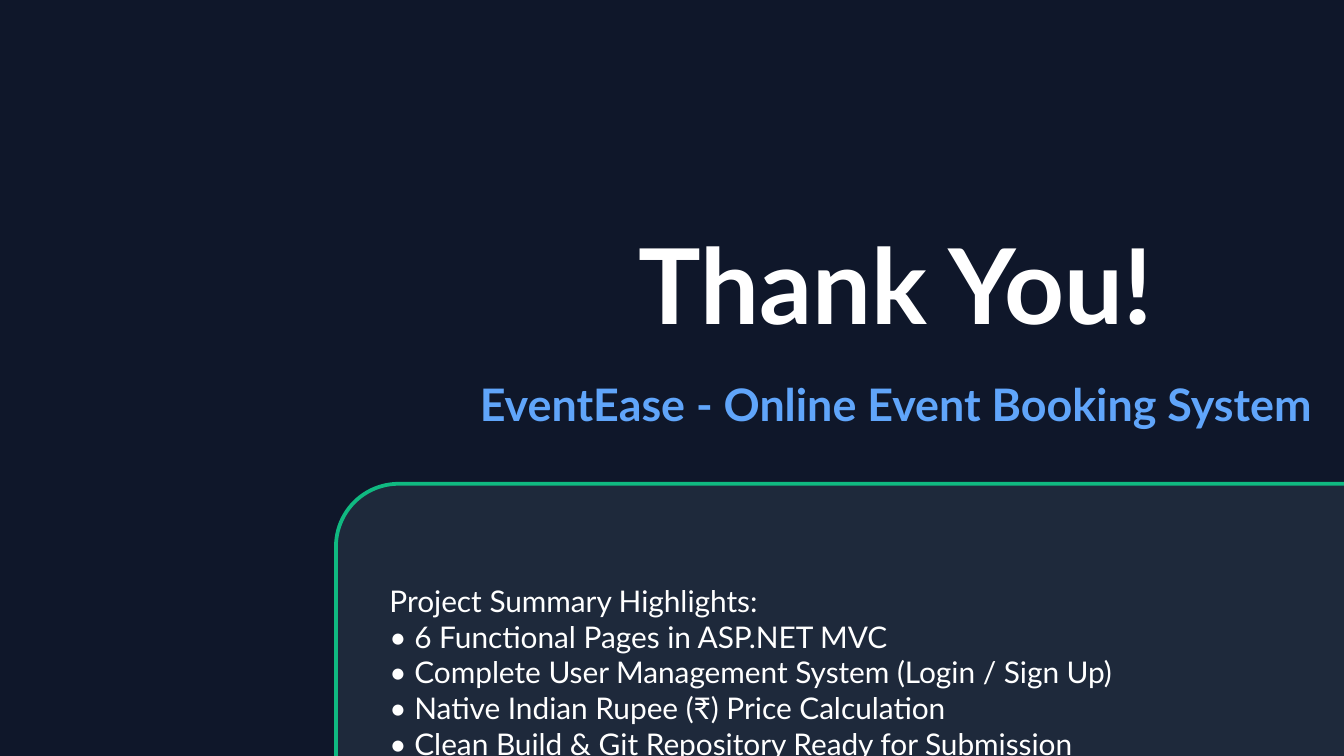
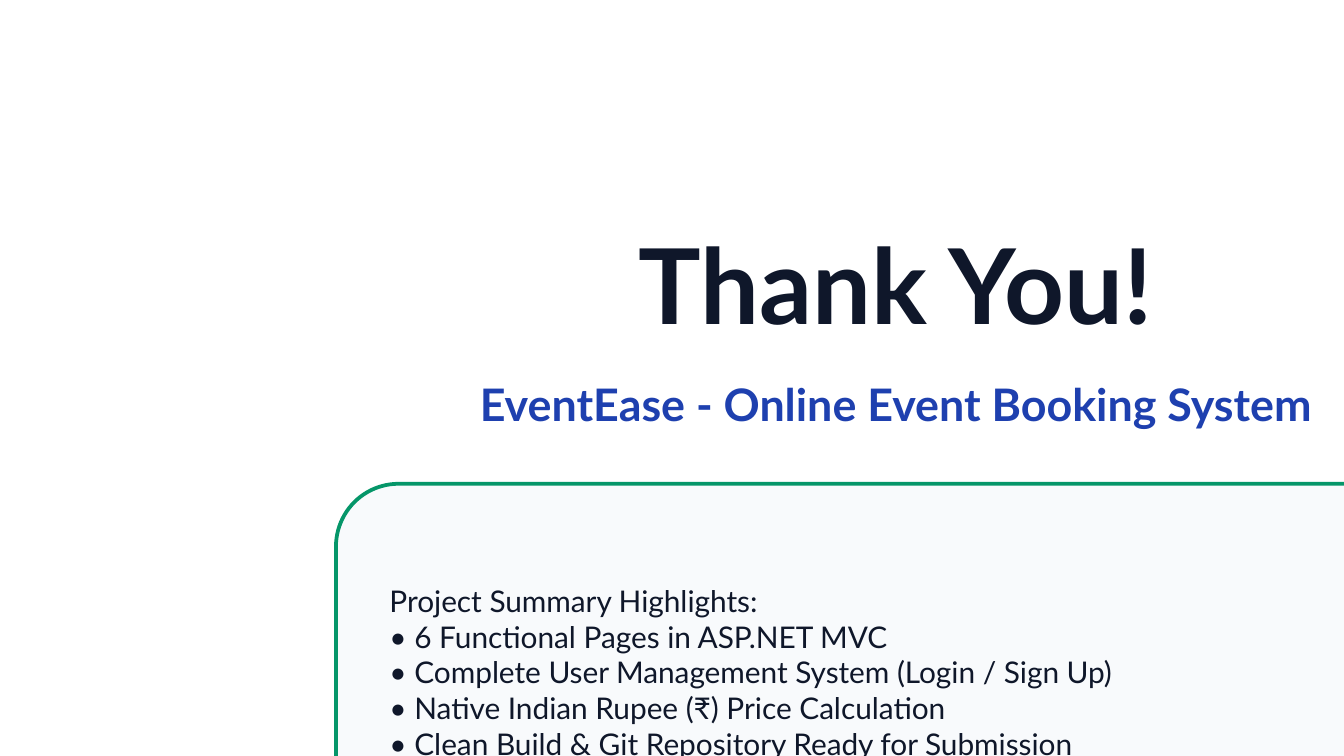
Before and after one commit to sakaliyavinay/EventEase, a slide deck: slide 10 of EventEase_Presentation.pptx. Drawn at 1344x756 pixels with LibreOffice and Linux fonts; fonts in the diff are those of the drawing. Boxes give left, top, right and bottom in pixels: in the first picture for what was removed or moved away, otherwise in the second. Text is boxed around its words. In the diff, an @@ line names an element or a change of style, - is before the commit and + after.

```diff
--- a/EventEase_Presentation.pptx
+++ b/EventEase_Presentation.pptx
@@ background #0F172A to #FFFFFF @@
@@ text "Thank You!" at (639,246,1152,325): text colour #FFFFFF to #0F172A @@
@@ text "EventEase - Online Event Booking ..." at (480,387,1311,429): text colour #60A5FA to #1E40AF @@
@@ rounded rectangle at (336,484,1344,756): fill #1E293B to #F8FAFC; outline #10B981 2 pt to #059669 2 pt @@
@@ text "Project Summary Highlights:" at (389,590,1112,756): text colour #FFFFFF to #0F172A @@
```
Also in this commit, not shown: 9 other slides changed, 4 other files.
